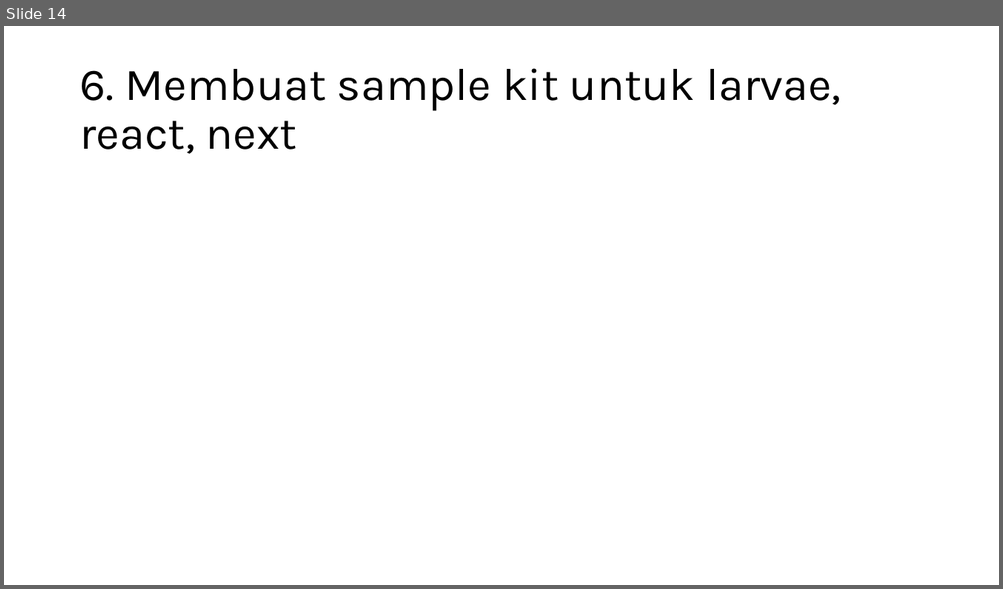
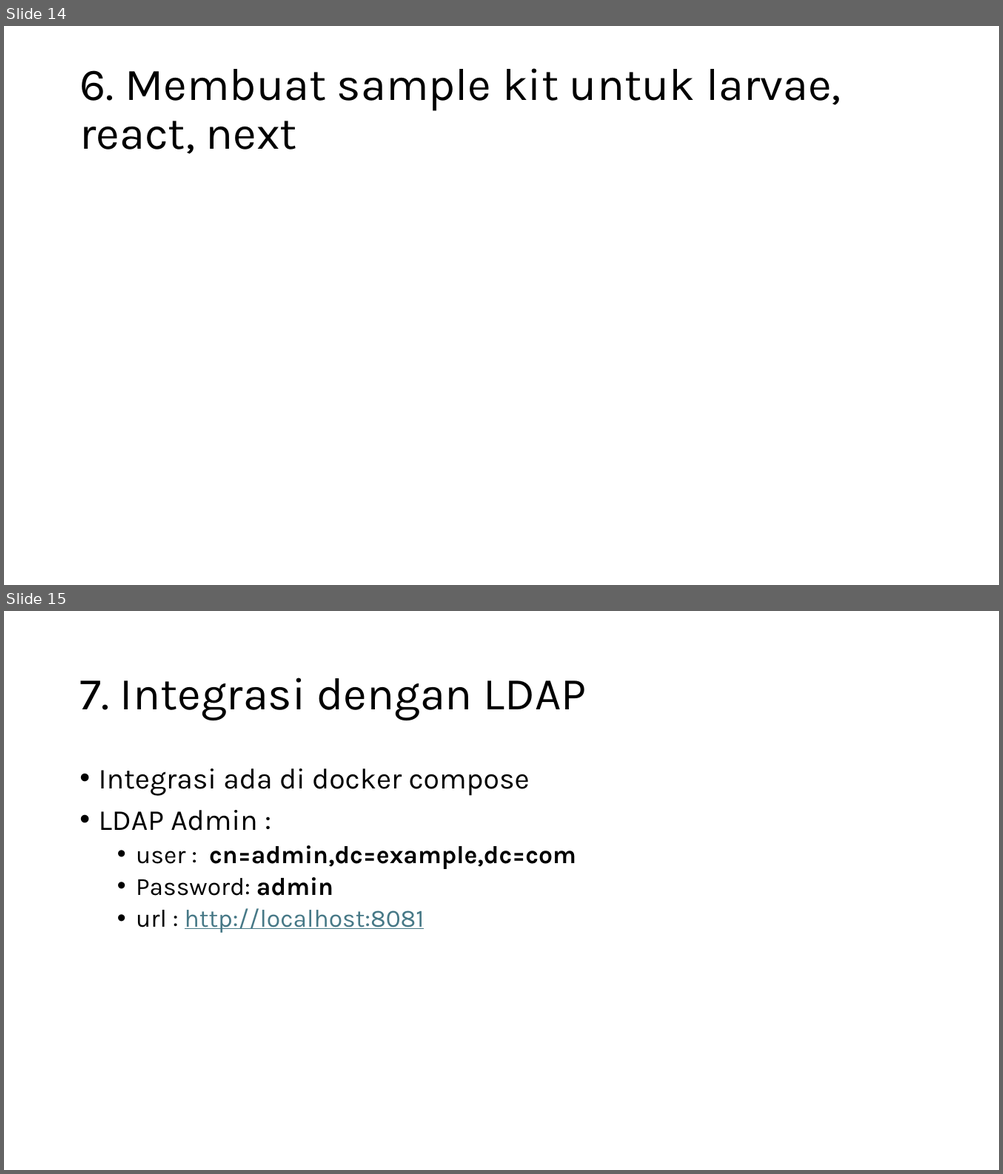
Before and after one commit to koharudin/sso-brin-compose, a slide deck: docs/sso.pptx. Shown one above the other, each under a label of ours: slide 14 before the commit, slides 14 and 15 after it. The pictures are 1003x589 and 1003x1174 pixels, drawn with LibreOffice and Linux fonts; fonts in the diff are those of the drawing. Boxes give left, top, right and bottom in pixels: in the first picture for what was removed or moved away, otherwise in the second. Text is boxed around its words. In the diff, an @@ line names an element or a change of style, - is before the commit and + after.

```diff
--- a/docs/sso.pptx
+++ b/docs/sso.pptx
@@ slide 15 added at [4,611,999,1170], background #FFFFFF @@
@@ title added at [79,678,586,721], 44 pt, text #000000 @@
+7. Integrasi dengan LDAP
@@ text added at [99,769,576,933], 24 pt, text #000000 @@
+• Integrasi ada di docker compose
+• LDAP Admin :
+  • user : cn=admin,dc=example,dc=com
+  • Password: admin
+  • url : http://localhost:8081
```
Also in this commit, not shown: 2 other files.
